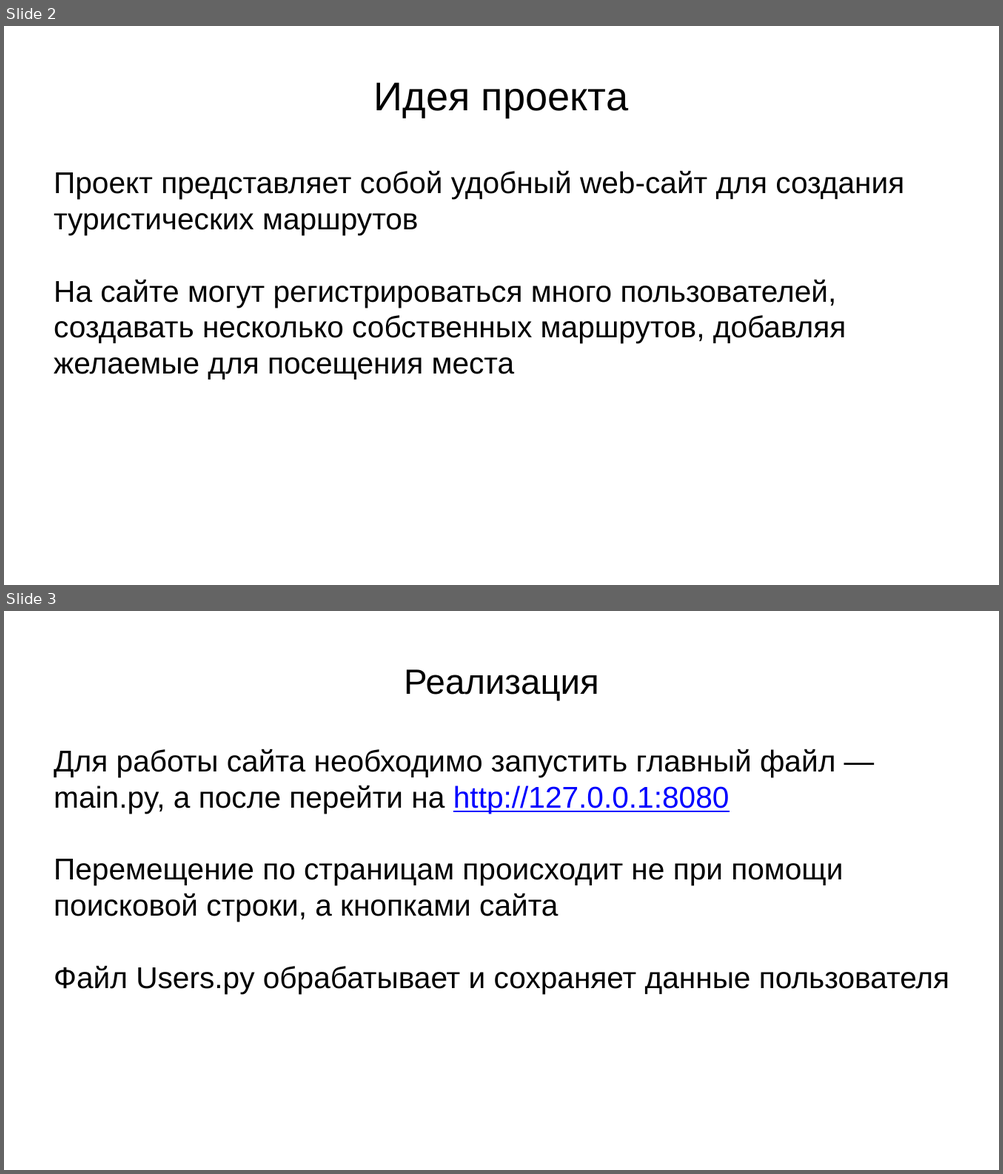
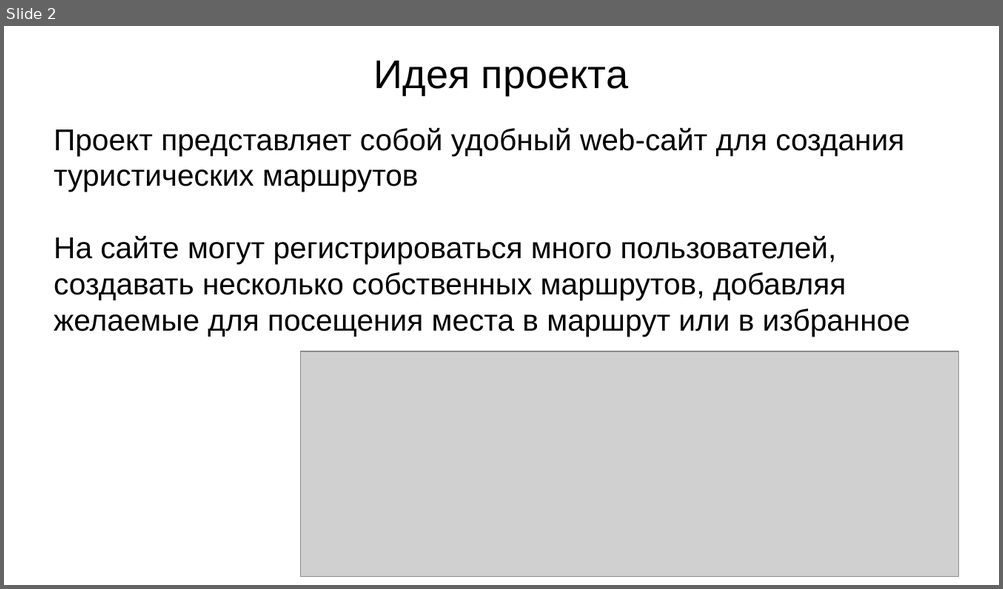
Before and after one commit to GrigoriyBobkov/WEB-project, a slide deck: doc/Презентация WEB.pptx. Shown one above the other, each under a label of ours: slides 2 and 3 before the commit, slide 2 after it. The pictures are 1003x1174 and 1003x589 pixels, drawn with LibreOffice and Linux fonts; fonts in the diff are those of the drawing; grey boxes stand for pictures. Boxes give left, top, right and bottom in pixels: in the first picture for what was removed or moved away, otherwise in the second. Text is boxed around its words. In the diff, an @@ line names an element or a change of style, - is before the commit and + after.

```diff
--- a/doc/Презентация WEB.pptx
+++ b/doc/Презентация WEB.pptx
@@ slide 3 removed at [4, 611, 999, 1170], background #FFFFFF @@
@@ title removed at [404, 669, 599, 701] @@
-Реализация
@@ subtitle removed at [54, 749, 949, 994] @@
-Для работы сайта необходимо запустить главный файл — main.py, а после перейти на http://127.0.0.1:8080
-Перемещение по страницам происходит не при помощи поисковой строки, а кнопками сайта
-Файл Users.py обрабатывает и сохраняет данные пользователя
@@ slide 2 changed as well @@
@@ title "Идея проекта": place and size @@
-title "Идея проекта" at [374, 82, 628, 118]
+title "Идея проекта" at [374, 60, 628, 96]
@@ subtitle "Проект представляет собой удобный web-сайт ...": place and size @@
-subtitle "Проект представляет собой удобный web-сайт ..." at [54, 170, 904, 380]
+subtitle "Проект представляет собой удобный web-сайт ..." at [54, 127, 910, 336]
@@ subtitle at [54, 235, 910, 336]: text changed @@
-На сайте могут регистрироваться много пользователей, создавать несколько собственных маршрутов, добавляя желаемые для посещения места
+На сайте могут регистрироваться много пользователей, создавать несколько собственных маршрутов, добавляя желаемые для посещения места в маршрут или в избранное
@@ picture added at [301, 352, 959, 577] @@
```
Also in this commit, not shown: 3 other slides changed, 1 slide added, 2 other files.
